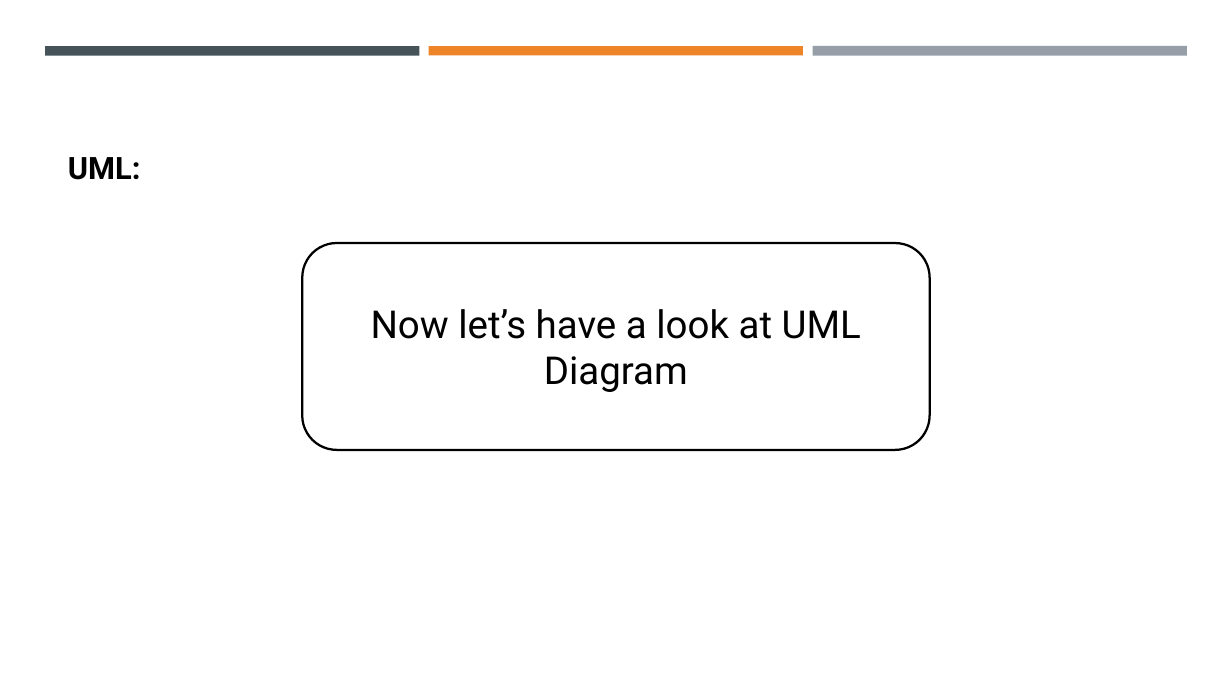
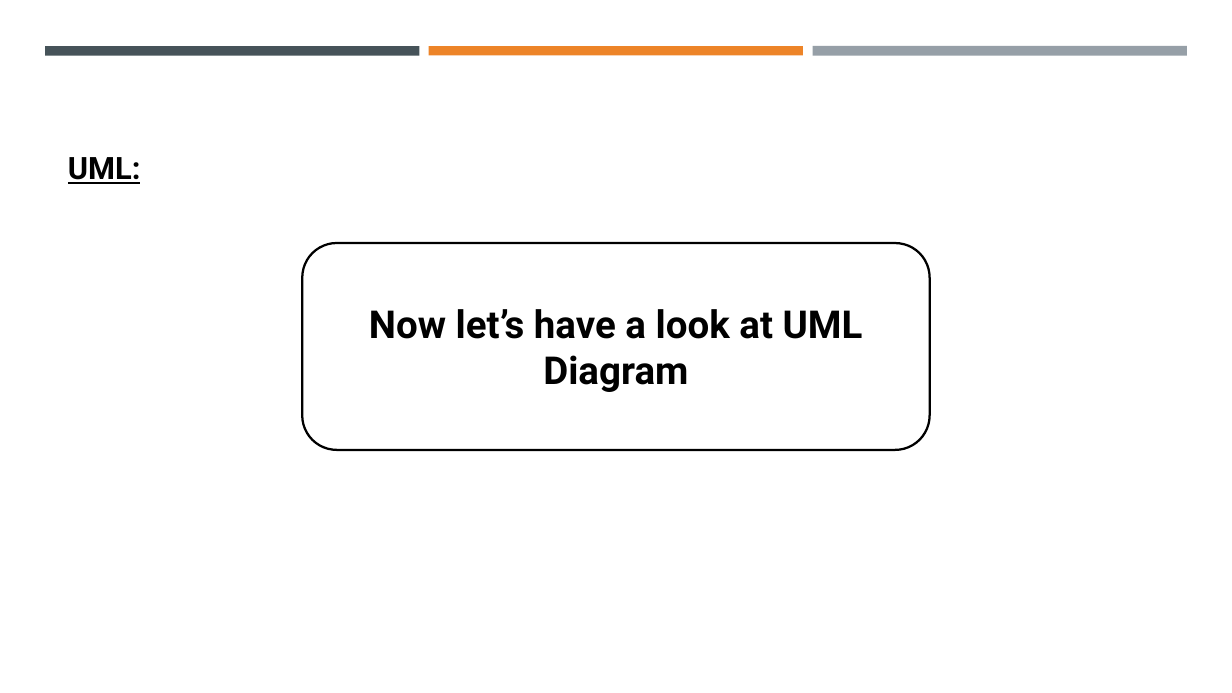
Before and after one commit to baryenmunich123/OOPProject, a slide deck: slide 5 of OOPProject_Presentation_Huỳnh_Học Lâm_Nguyễn Thanh Phong_Hà Minh Khoa.pptx. Drawn at 1232x693 pixels with LibreOffice and Linux fonts; fonts in the diff are those of the drawing. Boxes give left, top, right and bottom in pixels: in the first picture for what was removed or moved away, otherwise in the second. Text is boxed around its words. In the diff, an @@ line names an element or a change of style, - is before the commit and + after.

```diff
--- a/OOPProject_Presentation_Huỳnh_Học Lâm_Nguyễn Thanh Phong_Hà Minh Khoa.pptx
+++ b/OOPProject_Presentation_Huỳnh_Học Lâm_Nguyễn Thanh Phong_Hà Minh Khoa.pptx
@@ title "UML:" at (x1=68, y1=157, x2=141, y2=184): underline on @@
@@ rounded rectangle "Now let’s have a look ..." at (x1=302, y1=243, x2=930, y2=450): bold on @@
```
Also in this commit, not shown: 4 other slides changed, 8 other files.
